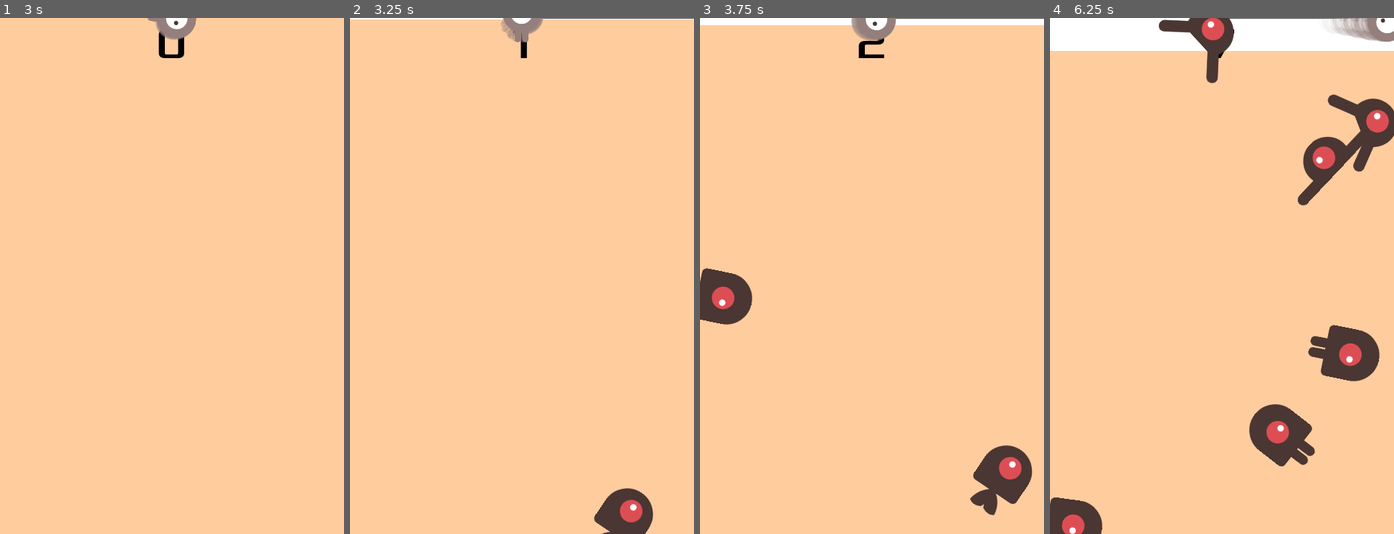
Above: before the commit, frames 1-4 (left to right).
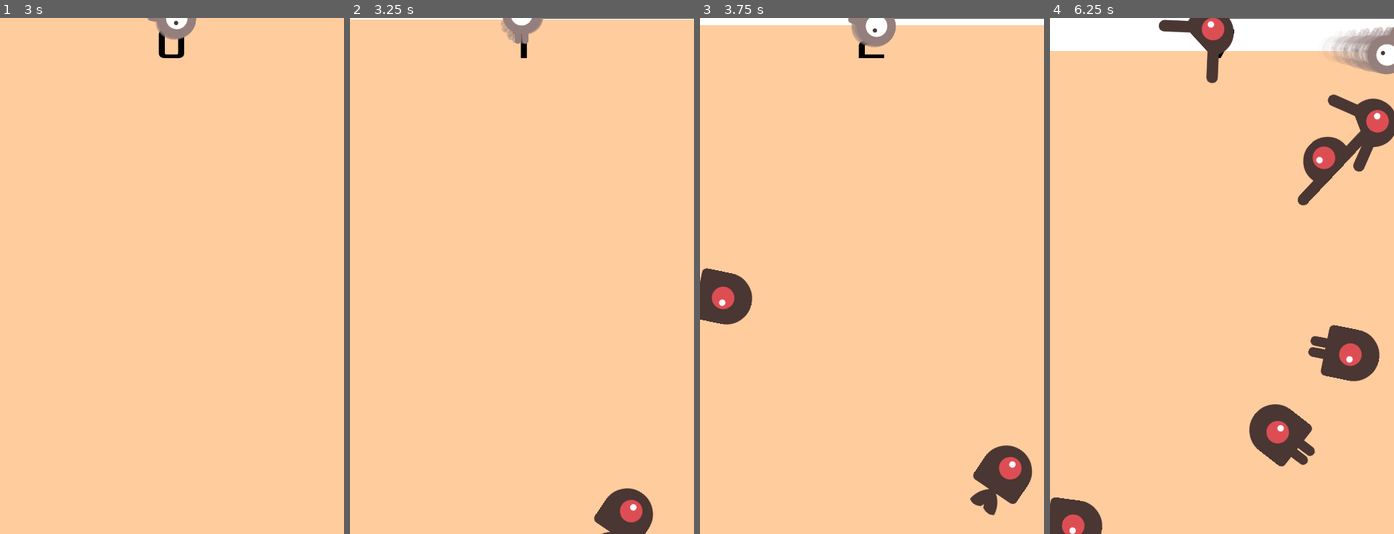
Above: after the commit, the same moments.

Repository: PaulThomasRowe/boba-tea-wizardry
Game: Godot game, scene res://main.tscn
Same seed, same stepped clock (60 frames per second), same inputs: the game is played once before the commit and once after it.
Inputs:
- Up to frame 1 (3 s): click "Start" at 0.5 s; tap Enter at 1.25 s; hold W (move_up) 1.28-2.78 s; tap F (test_immunity) at 1.35, 2.85 s; tap G (test_speed) at 2.1 s; hold A (move_left) from 2.78 s (still down)
- Up to frame 2 (3.25 s): keep holding A (move_left)
- Up to frame 3 (3.75 s): keep holding A (move_left); tap G (test_speed) at 3.6 s
- Up to frame 4 (6.25 s): release A (move_left) at 4.28 s; hold S (move_down) 4.28-5.03 s; tap F (test_immunity) at 4.35, 5.85 s; hold D (move_right) 5.03-5.78 s; tap G (test_speed) at 5.1 s; hold W (move_up) from 5.78 s (still down)

Frame 1 is identical in both runs. In frame 2, less than 0.1% of the frame differs, in the area x 44-53%, y 0-5%; in frame 3, 0.3%; in frame 4, 1.5%, in the area x 81-100%, y 0-11%.

Commit message:
feat: player can only move when there is milk tea

Diff:
--- a/main.gd
+++ b/main.gd
@@ -27,7 +27,7 @@
 	milk_tea_level = 1.0
 
 	# Place the player in the start position
-	$Player.start($StartPosition.position)
+	$Player.start($StartPosition.position, $HUD/MilkTeaLevel)
 	$Player.show()
 	$StartTimer.start()
 
--- a/player.gd
+++ b/player.gd
@@ -4,6 +4,7 @@
 const player_base_speed = 400
 const player_base_rotation_speed = 7
 const player_base_movement_modifier = 1
+
 # player const movement variable for status effects
 const player_speed_boost_modifier = 2
 
@@ -20,11 +21,9 @@
 var player_slowdown_speed_modifier = 0.2
 var player_slowdown_rotation_modifier = 0.4
 
-# TODO: Why is this here????
-var screen_size # Size of the game window.
+var milk_tea_level: Control
 
 func _ready():
-	screen_size = get_viewport_rect().size
 	hide()
 
 func _process(delta):
@@ -53,7 +52,12 @@
 		$AnimatedSprite2D.stop()
 
 	position += velocity * delta
-	position = position.clamp(Vector2.ZERO, screen_size)
+
+	# Clamp the player's position within the MilkTeaLevel boundaries
+	if milk_tea_level:
+		var mtl_rect = milk_tea_level.get_global_rect()
+		position.x = clamp(position.x, mtl_rect.position.x, mtl_rect.end.x)
+		position.y = clamp(position.y, mtl_rect.position.y, mtl_rect.end.y)
 
 	if velocity.x != 0:
 		$AnimatedSprite2D.animation = &"right"
@@ -63,7 +67,6 @@
 	elif velocity.y != 0:
 		$AnimatedSprite2D.animation = &"up"
 		rotation = PI if velocity.y > 0 else 0
-
 
 func calculate_rotation(rotation_direction, delta):
 	var player_rotation_modifier = player_base_movement_modifier
@@ -84,11 +87,11 @@
 	velocity = (player_direction * player_base_speed * transform.y) * player_speed_modifier
 	return velocity
 
-func start(pos):
+func start(pos, mtl: Control):
 	position = pos
 	show()
 	$CollisionShape2D.disabled = false
-
+	milk_tea_level = mtl
 
 func grant_immunity():
 	player_immune = true
Not shown: 1 places in main.tscn that only renumber resources
